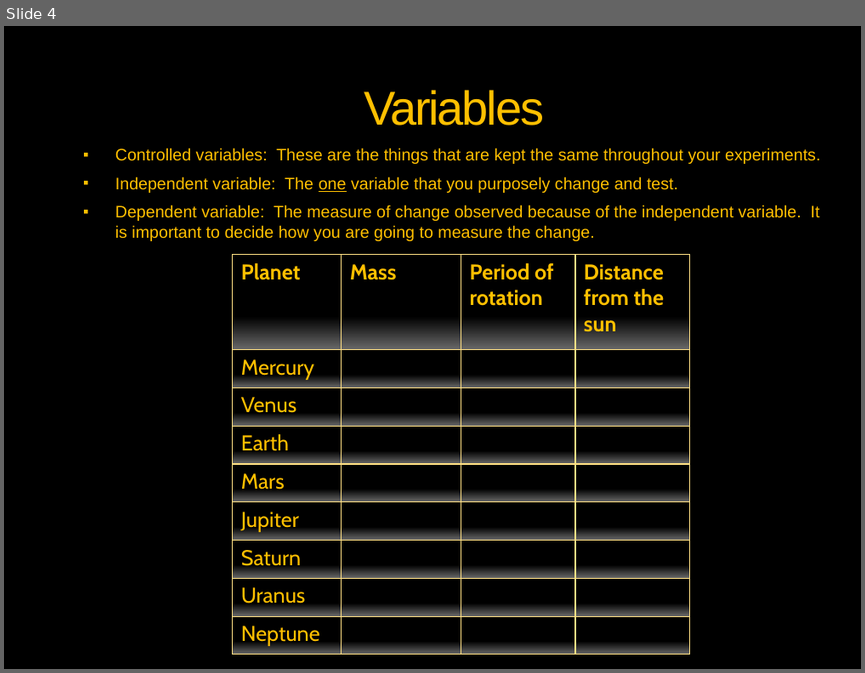
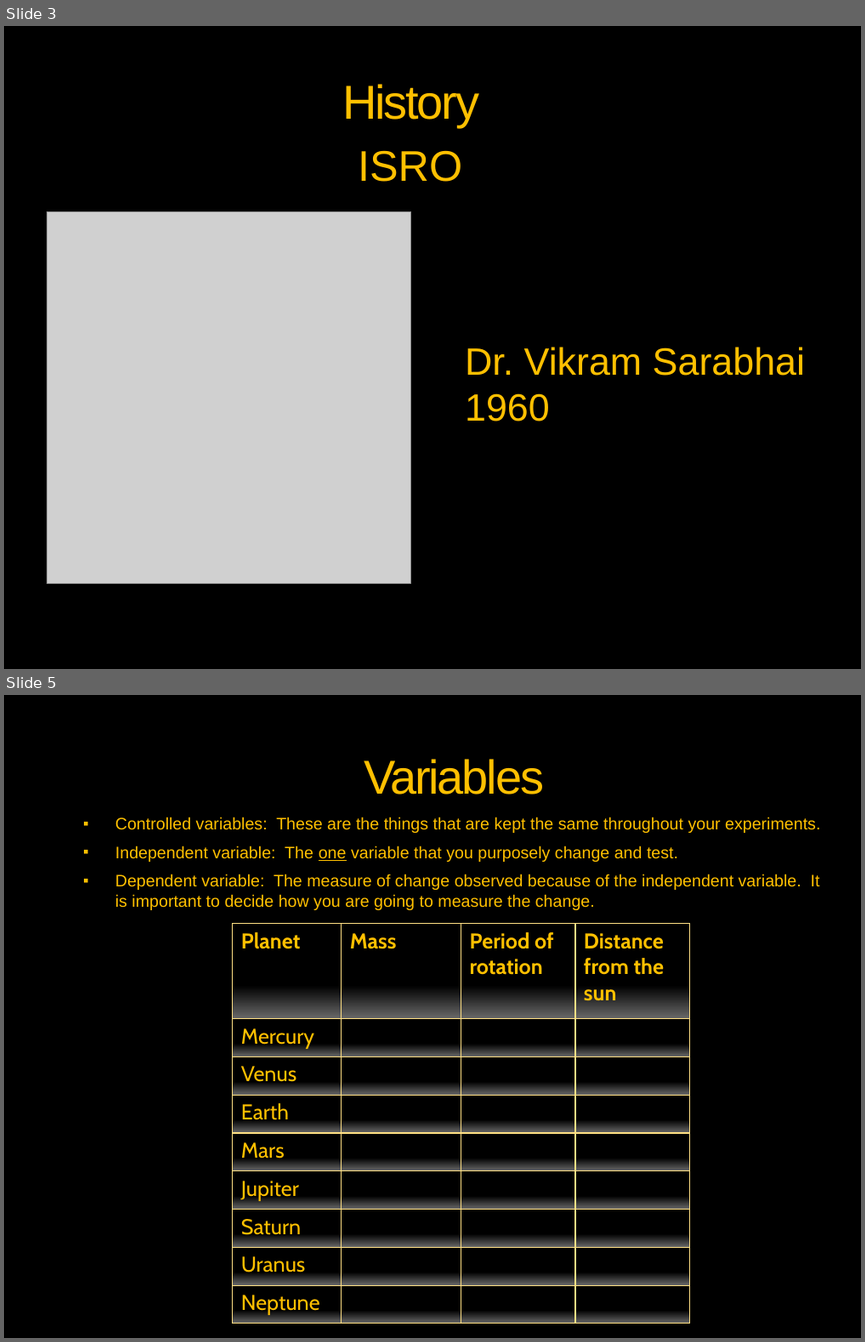
Before and after one commit to vickaas13/tedx, a slide deck: MOM- Taking India to MARS.pptx. Shown one above the other, each under a label of ours: slide 4 before the commit, slides 3 and 5 after it; the slides between them are not shown. The pictures are 865x673 and 865x1342 pixels, drawn with LibreOffice and Linux fonts; fonts in the diff are those of the drawing; grey boxes stand for pictures; background and template pictures are left out. Boxes give left, top, right and bottom in pixels: in the first picture for what was removed or moved away, otherwise in the second. Text is boxed around its words. In the diff, an @@ line names an element or a change of style, - is before the commit and + after.

```diff
--- a/MOM- Taking India to MARS.pptx
+++ b/MOM- Taking India to MARS.pptx
@@ slide 3 added at (4,26,861,669), background picture (left out); not listed: 3 template elements that a slide beside it also shows @@
@@ rectangle added at (38,26,861,202), fill #000000 @@
@@ title added at (342,84,479,127), 40 pt, text #FFC000 @@
+History
@@ text added at (358,150,462,182), 36 pt, text #FFC000 @@
+ISRO
@@ picture added at (46,212,411,583) @@
@@ text added at (465,346,805,421), 32 pt, text #FFC000 @@
+Dr. Vikram Sarabhai
+1960
@@ what was slide 4 is now slide 5 @@
```
Also in this commit, not shown: 3 slides changed, 1 other file.
